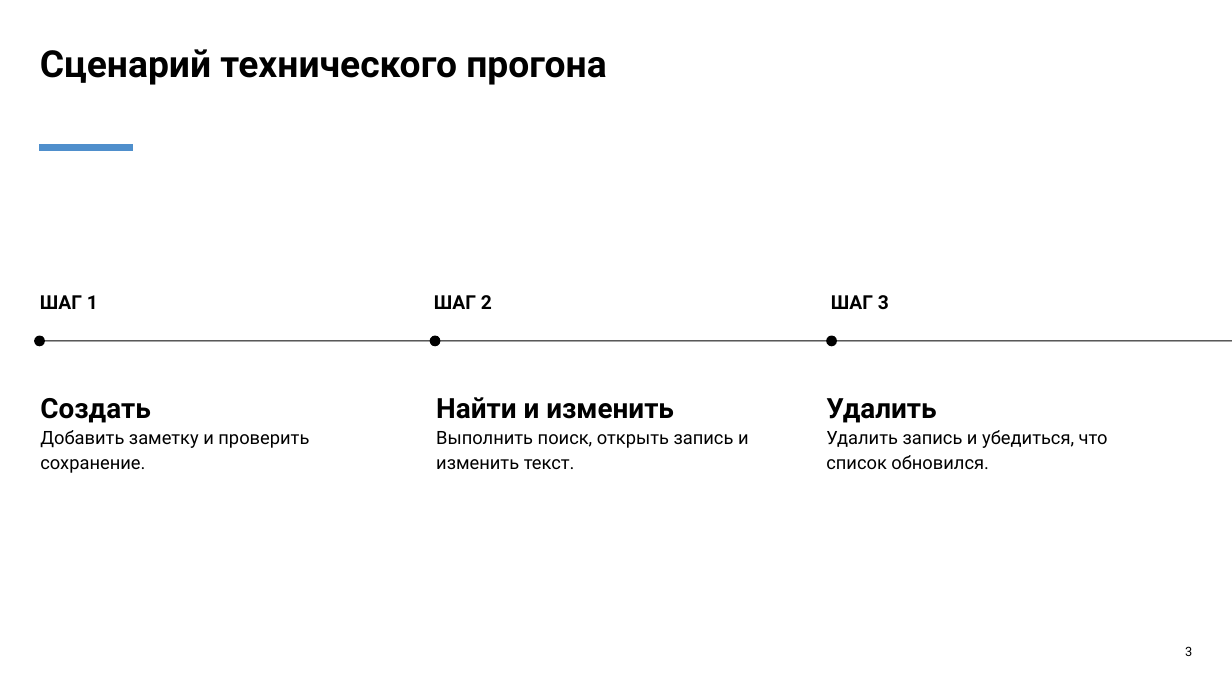
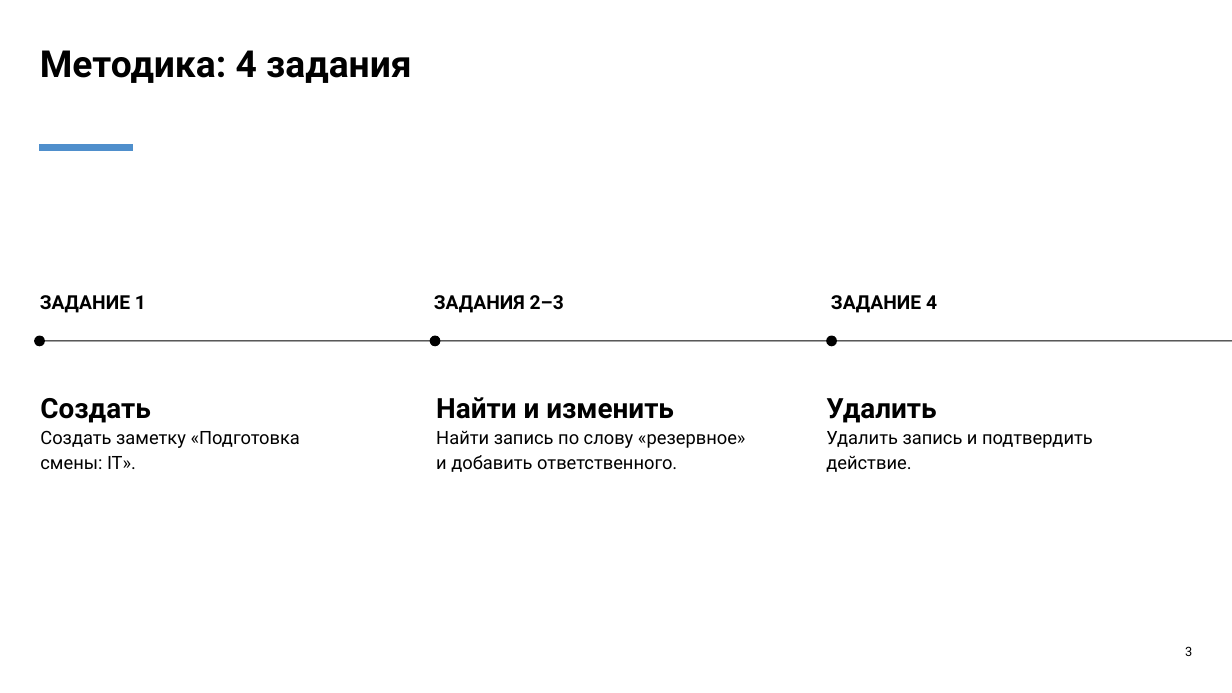
Before and after one commit to lattelix/druzhba-notes-practice, a slide deck: slide 3 of materials/ПП1_Презентация_кейс_5_Дружба_Notes.pptx. Drawn at 1232x693 pixels with LibreOffice and Linux fonts; fonts in the diff are those of the drawing. Boxes give left, top, right and bottom in pixels: in the first picture for what was removed or moved away, otherwise in the second. Text is boxed around its words. In the diff, an @@ line names an element or a change of style, - is before the commit and + after.

```diff
--- a/materials/ПП1_Презентация_кейс_5_Дружба_Notes.pptx
+++ b/materials/ПП1_Презентация_кейс_5_Дружба_Notes.pptx
@@ text at <box>40,50,412,83</box>: text changed @@
-Сценарий технического прогона
+Методика: 4 задания
@@ text at <box>40,295,146,313</box>: text changed @@
-ШАГ 1
+ЗАДАНИЕ 1
@@ text at <box>434,295,564,313</box>: text changed @@
-ШАГ 2
+ЗАДАНИЯ 2–3
@@ text at <box>831,295,937,313</box>: text changed @@
-ШАГ 3
+ЗАДАНИЕ 4
@@ text at <box>40,430,300,469</box>: text changed @@
-Добавить заметку и проверить сохранение.
+Создать заметку «Подготовка смены: IT».
@@ text at <box>436,430,746,472</box>: text changed @@
-Выполнить поиск, открыть запись и изменить текст.
+Найти запись по слову «резервное» и добавить ответственного.
@@ text at <box>826,431,1093,472</box>: text changed @@
-Удалить запись и убедиться, что список обновился.
+Удалить запись и подтвердить действие.
```
Also in this commit, not shown: 3 other slides changed, 1 slide added, 1 slide removed.
